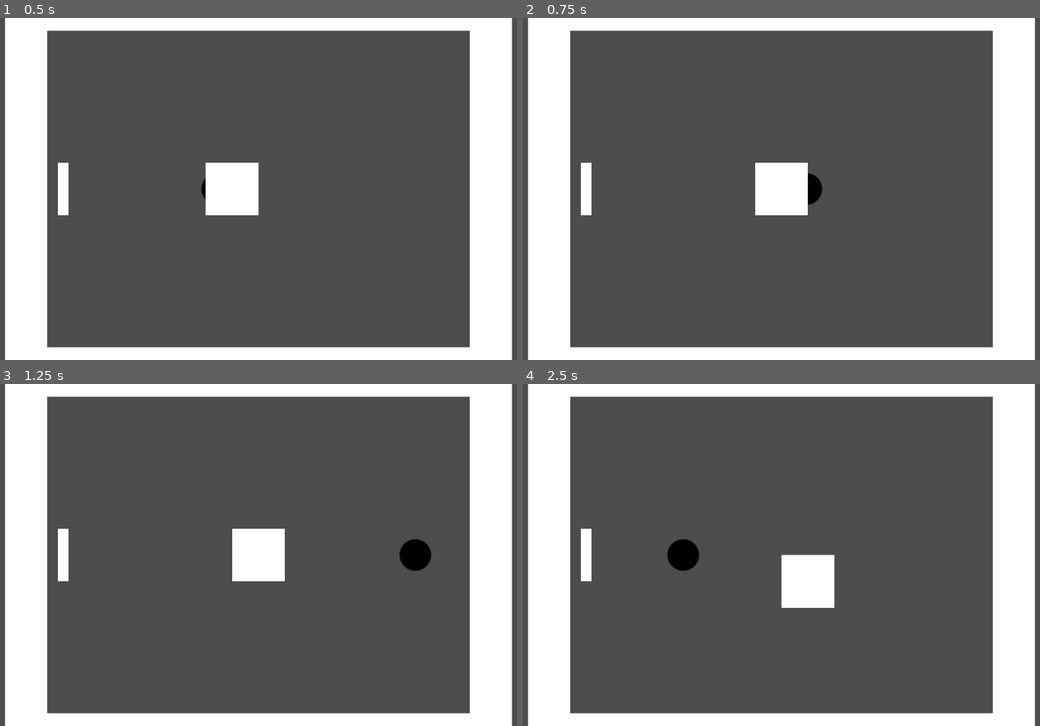
Above: before the commit, frames 1-4 (two rows, left to right).
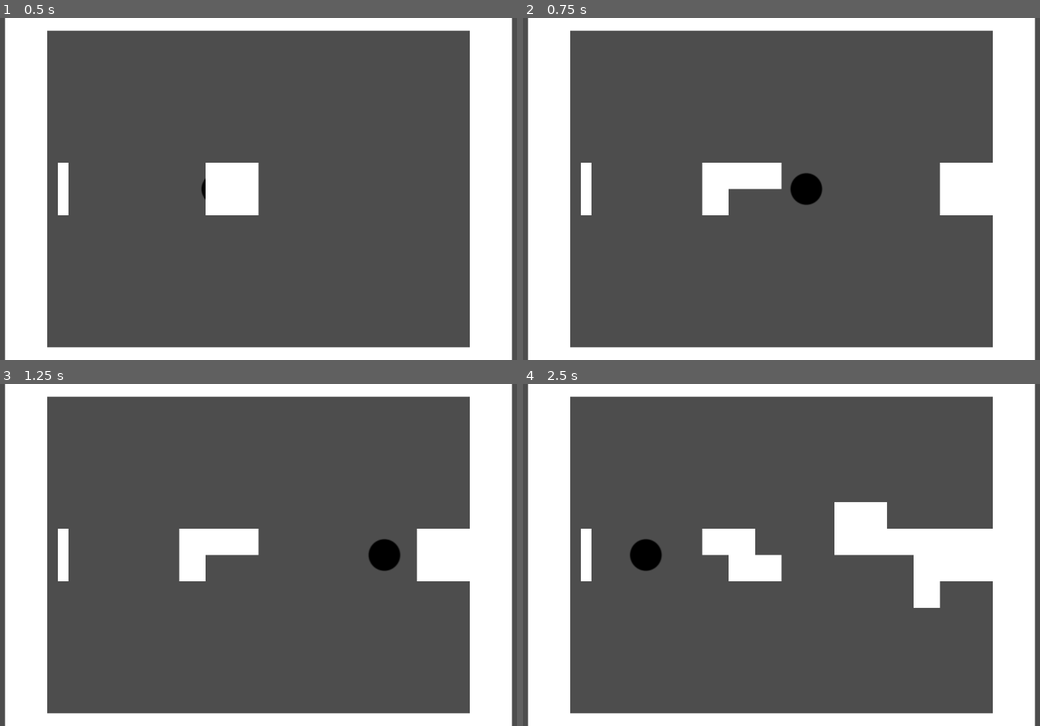
Above: after the commit, the same moments.

Repository: Theophilebu/tetripongobricatron
Game: Godot game, scene res://main.tscn
Same seed, same stepped clock (60 frames per second), same inputs: the game is played once before the commit and once after it.
Inputs:
- Up to frame 1 (0.5 s): no input
- Up to frame 2 (0.75 s): hold Right (PieceRight) from 0.53 s (still down); hold Ctrl (PieceTp, bound only after the commit) from 0.53 s (still down)
- Up to frame 3 (1.25 s): keep holding Right (PieceRight); keep holding Ctrl (PieceTp, bound only after the commit)
- Up to frame 4 (2.5 s): release Right (PieceRight) at 1.28 s; release Ctrl (PieceTp, bound only after the commit) at 1.28 s; hold Down (PieceDown) 1.28-2.03 s; tap V (PieceTournerAntiTrigo) at 1.35 s; tap Ctrl (PieceTp, bound only after the commit) at 1.55, 2.3 s; hold Right (PieceRight) from 2.03 s (still down); hold C (PieceTournerTrigo) from 2.03 s (still down)

Frame 1 is identical in both runs. In frame 2, 4.0% of the frame differs, in the area x 34-91%, y 42-58%; in frame 3, 4.7%; in frame 4, 8.8%, in the area x 20-91%, y 34-66%.

Commit message:
mécaniques essentielles tetris
téléportation de la pèce vers la droite
suppression des lignes complètes

Diff:
--- a/grille_tetris.gd
+++ b/grille_tetris.gd
@@ -1,5 +1,5 @@
 extends Area2D
-# prout
+# arcaca
 
 enum TypePiece{L, L2, I, T, Carre, Ziguouiguoui1, Ziguouiguoui2}
 
@@ -38,9 +38,7 @@
 		Vector2i(0, 1),
 		Vector2i(0, 0),
 		Vector2i(1, 0)],
-
 }
-
 
 @export var taillex: int = 10
 @export var tailley: int = 12
@@ -55,10 +53,6 @@
 # shift =def la pièce se décale automatiquement vers la droite
 @export var frequence_shift: float = 1
 var shift_timer: Timer
-
-# le temps qu'il faut laisser appuyé bas pour tp vers le bas
-@export var delai_tp: float = 1
-var tp_timer: Timer
 
 
 # Array[Array[StaticBody2D]]
@@ -122,6 +116,7 @@
 	get_node("CollisionPolygon2D").polygon = grille_polygon
 
 	shift_timer = get_node("Timer")
+	shift_timer.wait_time = frequence_shift
 	shift_timer.start()
 
 	spawn_point = Vector2i(0, tailley/2-1)
@@ -238,6 +233,16 @@
 	position_piece_tombante += translation
 	noeud_piece_tombante.position += translation * taille_bloc
 
+func tp_piece():
+	var hauteur=0
+	while peut_translationner_piece(Vector2i(hauteur+1, 0)):
+		hauteur+=1
+	translation_piece(Vector2i(hauteur, 0))
+	if not peut_atterir_piece():
+		print("erreur bizarre help")
+	else:
+		atterir_piece()
+
 
 func peut_atterir_piece() -> bool:
 	# vérification qu'il y a un truc à droite
@@ -271,6 +276,23 @@
 	var type_piece: TypePiece = randi_range(0, 6)
 	noeud_piece_tombante.queue_free()
 	spawn_piece(type_piece, spawn_point)
+	shift_timer.start()
+
+	var nb_colonnes_a_detruire = nb_colonnes_completes()
+	if nb_colonnes_a_detruire == 0:
+		return
+
+	detruire_colonnes(nb_colonnes_a_detruire)
+
+func nb_colonnes_completes() -> int:
+	for x_ in range(taillex):
+		var x = taillex - 1 - x_
+		# x commence tout à droite et finit pas trop à gauche
+		for y in range(tailley):
+			if blocks[y][x] == null:
+				return x_
+
+	return taillex
 
 
 func creer_block(position_grille: Vector2i) -> bool:
@@ -311,15 +333,41 @@
 	blocks[position_grille.y][position_grille.x] = null
 	block.queue_free()
 
+func detruire_colonnes(nb_colonnes: int):
+	""" detruit la colonne de droite, bouge le reste vers le bas """
+
+	for y in range(tailley):
+		for x in range(taillex-nb_colonnes, taillex):
+			detruire_block(Vector2i(x, y))
+
+
+	# gravité horizontale
+	for y in range(tailley):
+		for x_ in range(nb_colonnes, taillex):
+			var x = taillex - x_
+			# x commence tout à droite et finit pas trop à gauche
+			blocks[y][x] = blocks[y][x-nb_colonnes]
+			if blocks[y][x]!=null:
+				blocks[y][x].position.x += nb_colonnes * taille_bloc
+				blocks[y][x].coos = Vector2i(x, y)
+
+
+
 
 func _process(delta: float) -> void:
 	pass
 
 
 func _on_timer_timeout() -> void:
-	pass
-	# print("timeout")
-	# translation_piece(Vector2i(1, 0))
+	print("timeout")
+
+	if peut_translationner_piece(Vector2i(1, 0)):
+		translation_piece(Vector2i(1, 0))
+	elif peut_atterir_piece():
+		atterir_piece()
+	else:
+		print("grosse erreur, on peut pas bouger
+		mais pas atterir non plus: wtf")
 
 
 
@@ -328,7 +376,8 @@
 	if event.is_action_pressed("PieceDown") or\
 	event.is_action_pressed("PieceUp") or\
 	event.is_action_pressed("PieceLeft") or\
-	event.is_action_pressed("PieceRight"):
+	event.is_action_pressed("PieceRight") or\
+	event.is_action_pressed("PieceTp"):
 		mouvement_input(event)
 
 	if event.is_action_pressed("PieceTournerTrigo") or\
@@ -336,11 +385,18 @@
 		rotation_input(event)
 
 
-
+	if event.is_action_pressed("debug1"):
+		print("detruire_colonnes")
+		detruire_colonnes(1)
 
 
 func mouvement_input(event: InputEvent) -> void:
 	var translation: Vector2i = Vector2i(0, 0)
+
+	if event.is_action_pressed("PieceTp"):
+		tp_piece()
+		return
+
 	if event.is_action_pressed("PieceRight"):
 		if peut_atterir_piece():
 			atterir_piece()
@@ -359,6 +415,7 @@
 		translation_piece(translation)
 		return
 
+
 func rotation_input(event: InputEvent) -> void:
 	var sens_trigo: bool
 	if event.is_action_pressed("PieceTournerTrigo"):
--- a/grille_tetris.tscn
+++ b/grille_tetris.tscn
@@ -6,13 +6,8 @@
 
 [node name="GrilleTetris" type="Area2D"]
 script = ExtResource("1_3j2lk")
-taillex = null
-tailley = null
-taille_bloc = null
 block_scene = ExtResource("2_la7ki")
 piece_scene = ExtResource("3_e6jgi")
-frequence_shift = null
-delai_tp = null
 
 [node name="CollisionPolygon2D" type="CollisionPolygon2D" parent="."]
 polygon = PackedVector2Array(0, 0, 0, 0, 0, 0)
--- a/main.tscn
+++ b/main.tscn
@@ -18,8 +18,3 @@
 marge_x = 30.0
 
 [node name="GrilleTetris" parent="Arene" instance=ExtResource("4_rdmvb")]
-taillex = 10
-tailley = 12
-taille_bloc = 50.0
-frequence_shift = 1.0
-delai_tp = 1.0
--- a/project.godot
+++ b/project.godot
@@ -65,6 +65,16 @@
 "events": [Object(InputEventKey,"resource_local_to_scene":false,"resource_name":"","device":-1,"window_id":0,"alt_press …(192 unchanged characters)…
 ]
 }
+PieceTp={
+"deadzone": 0.5,
+"events": [Object(InputEventKey,"resource_local_to_scene":false,"resource_name":"","device":-1,"window_id":0,"alt_pressed":false,"shift_pressed":false,"ctrl_pressed":false,"meta_pressed":false,"pressed":false,"keycode":0,"physical_keycode":4194326,"key_label":0,"unicode":0,"location":0,"echo":false,"script":null)
+]
+}
+debug1={
+"deadzone": 0.5,
+"events": [Object(InputEventKey,"resource_local_to_scene":false,"resource_name":"","device":-1,"window_id":0,"alt_pressed":false,"shift_pressed":false,"ctrl_pressed":false,"meta_pressed":false,"pressed":false,"keycode":0,"physical_keycode":49,"key_label":0,"unicode":38,"location":0,"echo":false,"script":null)
+]
+}
 
 [layer_names]
 
